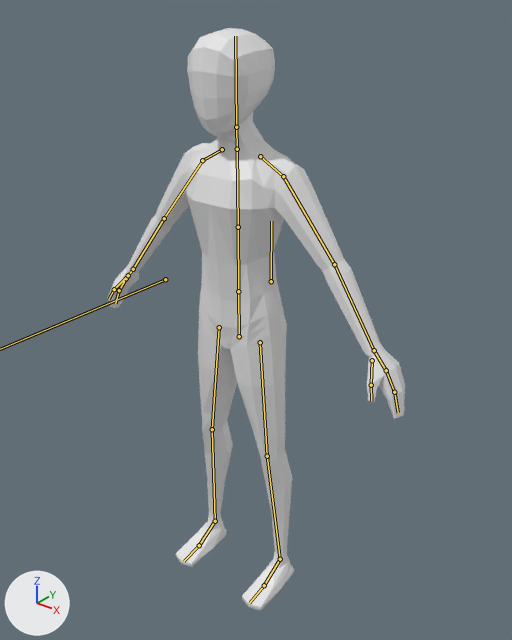
The Blender file Assets/BlenderModels/MainCharacter.blend as it was, and as the next commit left it.
Rendered twice from a camera (50 mm lens) standing at (1.386, -1.642, 2.123) and looking at (-0.051, 0.155, 1.009). Every picture has the same lights, and +X, +Y and +Z are marked at lower left. The bones that bend it are drawn over the model as lines.
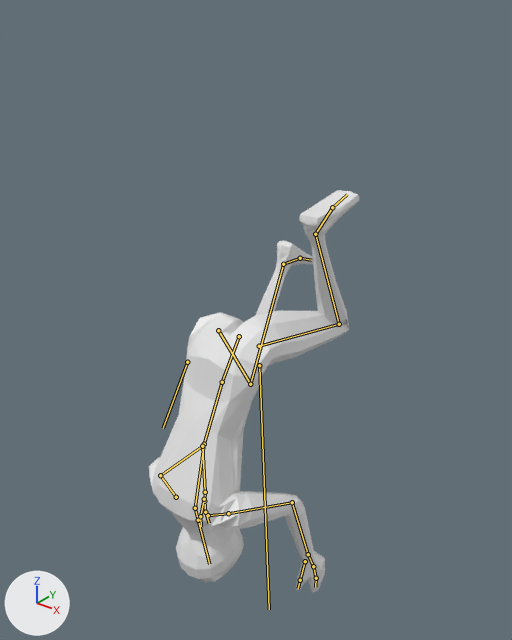
The newer file adds an action. The first version stands in its rest pose; the second is drawn at frame 12 of the action 'Roll'.

What the commit changed:
Bone 'Hips' (bone_hips) turns from (0, 0, 0) to (146, 0, 0) degrees about its own x, y and z.
Bone 'Spine' (bone_spine) turns from (0, 0, 0) to (7, 0, 0) degrees about its own x, y and z.
Bone 'Chest' (bone_chest) turns from (0, 0, 0) to (13, 0, 0) degrees about its own x, y and z.
Bone 'Neck' (bone_neck) turns from (0, 0, 0) to (25, 0, 0) degrees about its own x, y and z.
Bone 'UpperArm.L' (bone_upperarm_l) turns from (0, 0, 0) to (97, -12, -40) degrees about its own x, y and z.
Bone 'LowerArm.L' (bone_lowerarm_l) turns from (0, 0, 0) to (53, -8, -2) degrees about its own x, y and z.
Bone 'UpperArm.R' (bone_upperarm_r) turns from (0, 0, 0) to (86, 11, 29) degrees about its own x, y and z.
Bone 'LowerArm.R' (bone_lowerarm_r) turns from (0, 0, 0) to (65, 13, -6) degrees about its own x, y and z.
Bone 'LegIK.L' (bone_legik_l) moves from (0.0, 0.0, 0.0) to (0.0, 0.157, 1.273).
Bone 'LegIK.L' (bone_legik_l) turns from (0, 0, 0) to (-175, 0, 0) degrees about its own x, y and z.
Bone 'PoleTarget.L' (bone_poletarget_l) moves from (0.0, 0.0, 0.0) to (-0.367, -0.009, 1.357).
Bone 'LegIK.R' (bone_legik_r) moves from (0.0, 0.0, 0.0) to (0.0, 0.445, 0.998).
Bone 'LegIK.R' (bone_legik_r) turns from (0, 0, 0) to (146, 0, 0) degrees about its own x, y and z.
Bone 'PoleTarget.R' (bone_poletarget_r) moves from (0.0, 0.0, 0.0) to (0.132, 0.0, 0.0).

Pixel boxes [x1, y1, x2, y2] of what changed, in the pictures (512 x 640 px):
'Cube', posed (29% narrower, 31% shorter): before [107, 28, 405, 611]; after [149, 190, 359, 593]
bone 'Hips', root to tip: before (239, 336) to (238, 291); after (239, 336) to (222, 382)
bone 'Spine', root to tip: before (238, 291) to (238, 227); after (222, 382) to (204, 444)
bone 'Chest', root to tip: before (238, 227) to (237, 149); after (204, 444) to (195, 508)
bone 'Neck', root to tip: before (237, 149) to (236, 127); after (195, 508) to (198, 520)
bone 'UpperArm.L', root to tip: before (283, 176) to (334, 264); after (228, 513) to (292, 502)
bone 'LowerArm.L', root to tip: before (334, 264) to (374, 350); after (292, 502) to (308, 554)
bone 'UpperArm.R', root to tip: before (202, 160) to (164, 218); after (160, 475) to (202, 446)
bone 'LowerArm.R', root to tip: before (164, 218) to (133, 269); after (202, 446) to (205, 492)
